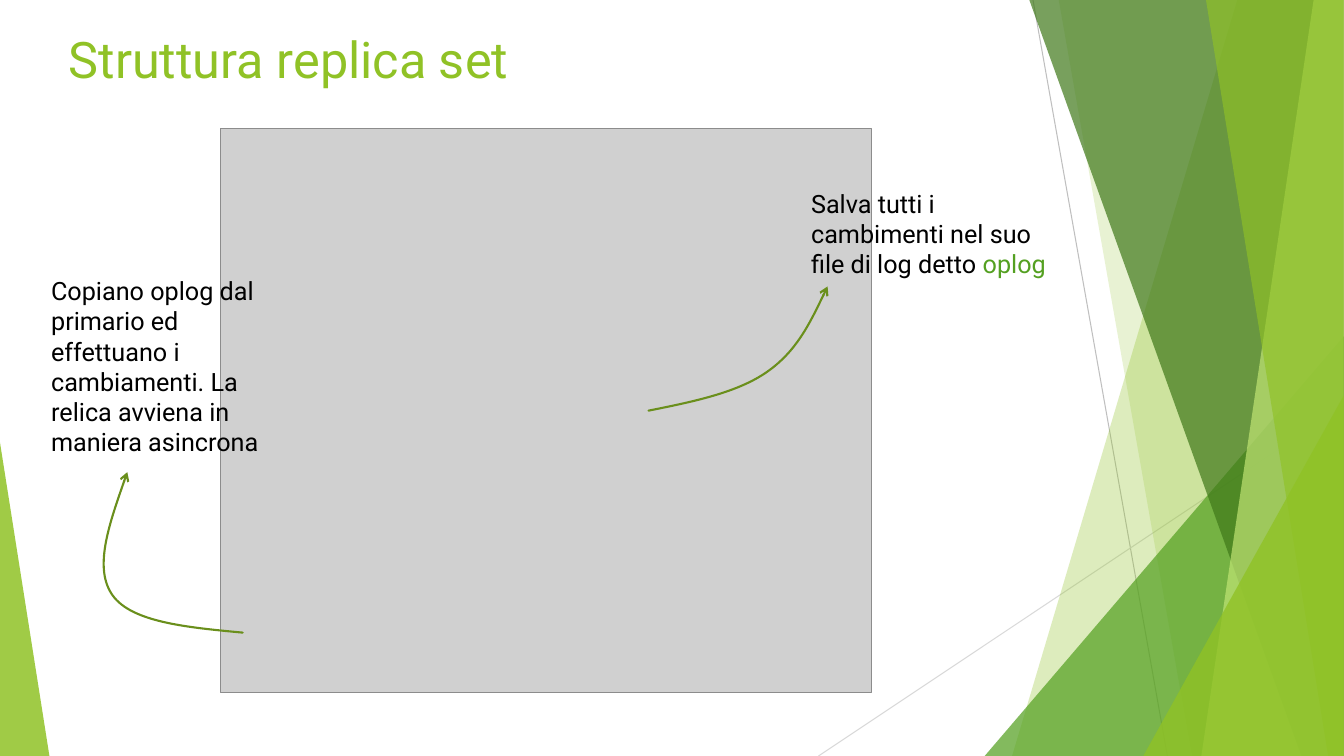
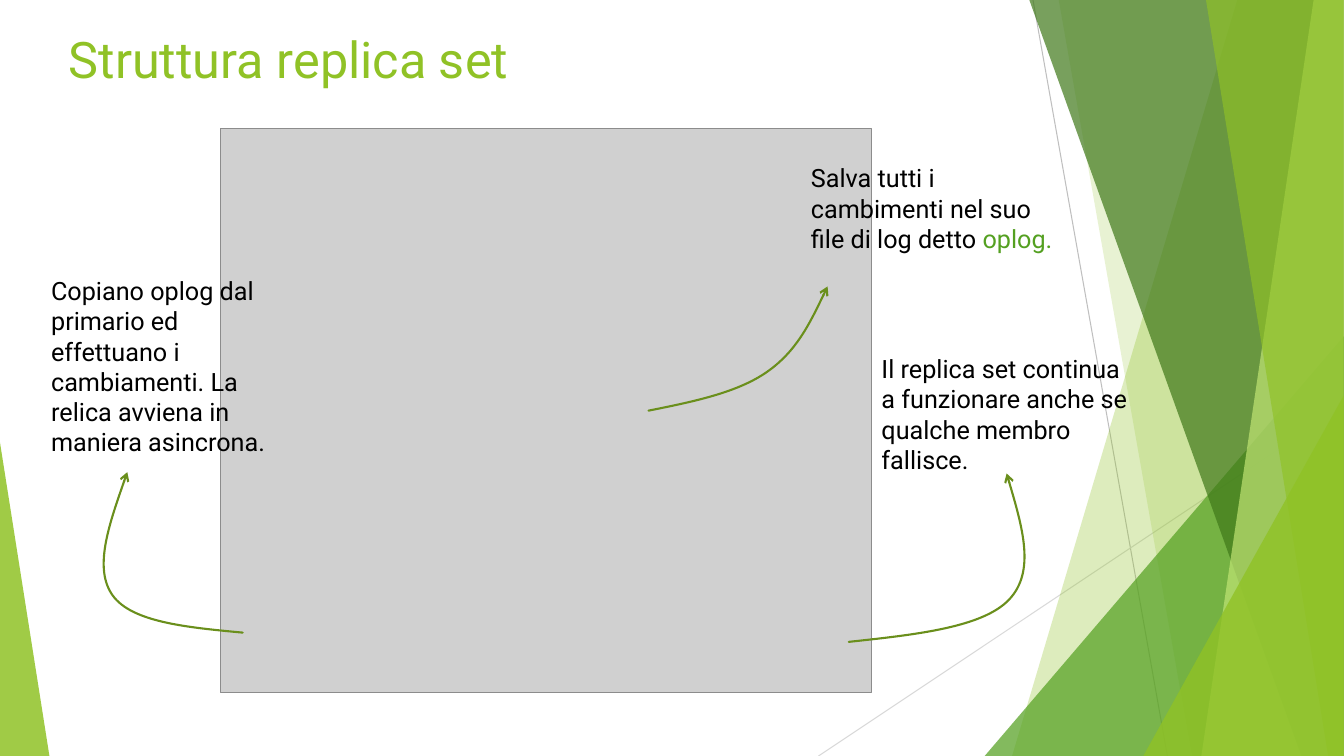
Before and after one commit to Buzzolan/VeronaCardMongoDB, a slide deck: slide 11 of Presentazione_progetto.pptx. Drawn at 1344x756 pixels with LibreOffice and Linux fonts; fonts in the diff are those of the drawing; grey boxes stand for pictures. Boxes give left, top, right and bottom in pixels: in the first picture for what was removed or moved away, otherwise in the second. Text is boxed around its words. In the diff, an @@ line names an element or a change of style, - is before the commit and + after.

```diff
--- a/Presentazione_progetto.pptx
+++ b/Presentazione_progetto.pptx
@@ text at bbox=[811, 168, 1053, 254]: text changed @@
-Salva tutti i cambimenti nel suo file di log detto oplog
+Salva tutti i cambimenti nel suo file di log detto oplog.
@@ text at bbox=[51, 277, 265, 457]: text changed @@
-Copiano oplog dal primario ed effettuano i cambiamenti. La relica avviena in maniera asincrona
+Copiano oplog dal primario ed effettuano i cambiamenti. La relica avviena in maniera asincrona.
@@ text added at bbox=[881, 355, 1127, 470], 18 pt, text #000000 @@
+Il replica set continua a funzionare anche se qualche membro fallisce.
@@ freeform shape added at bbox=[849, 474, 1024, 642], outline #6B901C 1.5 pt @@
```
Also in this commit, not shown: 3 slides added, 1 slide removed, 2 other files.
